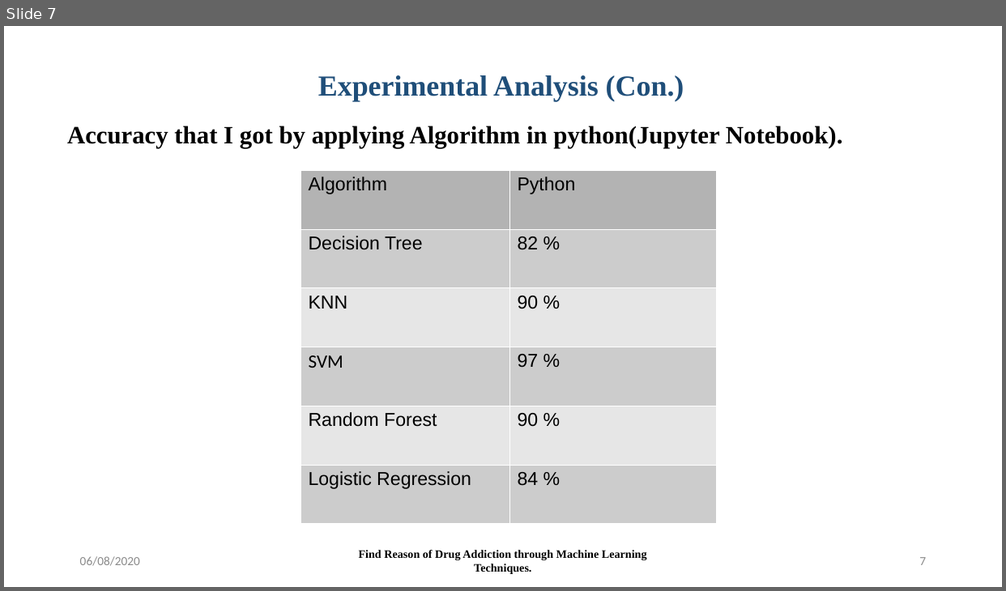
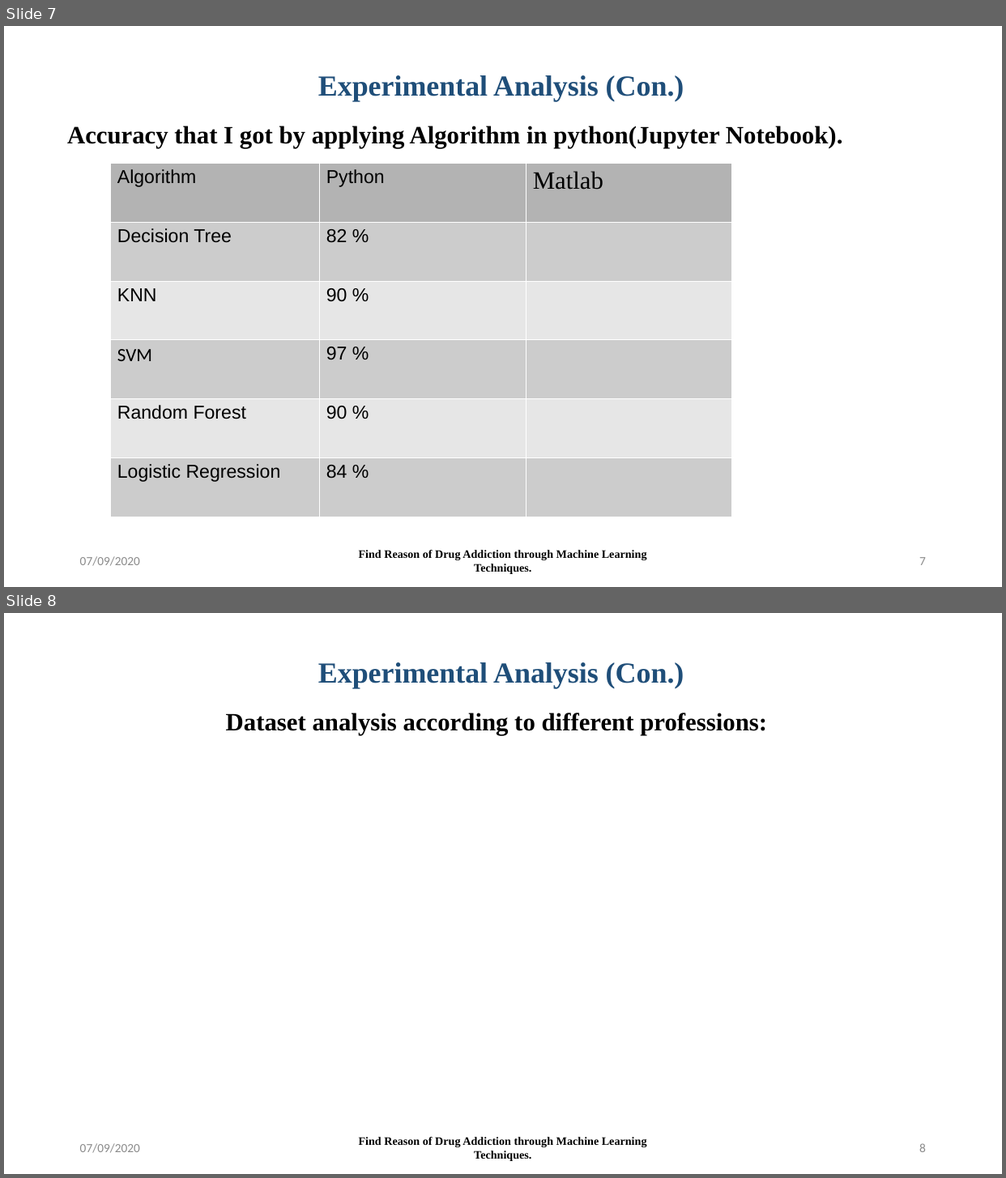
Before and after one commit to Md-Azad/Theses, a slide deck: Predefense.pptx. Shown one above the other, each under a label of ours: slide 7 before the commit, slides 7 and 8 after it. The pictures are 1006x591 and 1006x1178 pixels, drawn with LibreOffice and Linux fonts; fonts in the diff are those of the drawing. Boxes give left, top, right and bottom in pixels: in the first picture for what was removed or moved away, otherwise in the second. Text is boxed around its words. In the diff, an @@ line names an element or a change of style, - is before the commit and + after.

```diff
--- a/Predefense.pptx
+++ b/Predefense.pptx
@@ slide 8 added at <box>4,613,1002,1174</box>, background #FFFFFF @@
@@ text added at <box>318,662,684,689</box>, 28 pt, text #1F4E79, bold @@
+Experimental Analysis (Con.)
@@ text added at <box>226,713,767,735</box>, 24 pt, text #000000, bold @@
+Dataset analysis according to different professions:
@@ text added at <box>80,1144,140,1153</box>, 12 pt, text #8B8B8B @@
+07/09/2020
@@ text added at <box>359,1137,647,1161</box>, 11 pt, text #000000, bold @@
+Find Reason of Drug Addiction through Machine Learning Techniques.
@@ page number added at <box>919,1144,926,1152</box>, 12 pt, text #8B8B8B @@
+8
@@ slide 7 changed as well @@
@@ table at <box>110,163,732,516</box> @@
+column 3: Matlab |  |  |  |  | 
@@ table: place and size @@
-table at <box>301,170,717,524</box>
+table at <box>110,163,732,516</box>
@@ text at <box>80,557,140,566</box>: text changed @@
-06/08/2020
+07/09/2020
```
Also in this commit, not shown: 12 other slides changed, 10 other slides added, 8 other files.
